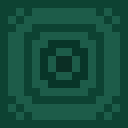
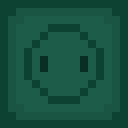
Layered file, before and after one edit (128×128). Changes by layer:
painted on "Front copy" over [8, 8, 120, 120]
